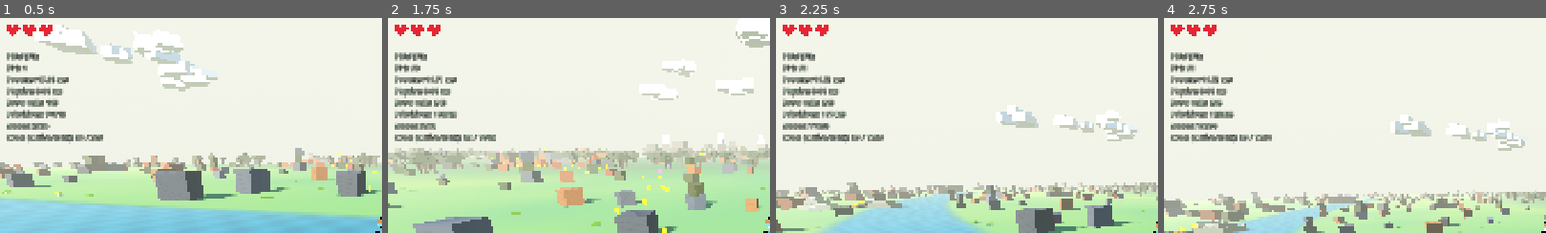
Above: before the commit, frames 1-4 (left to right).
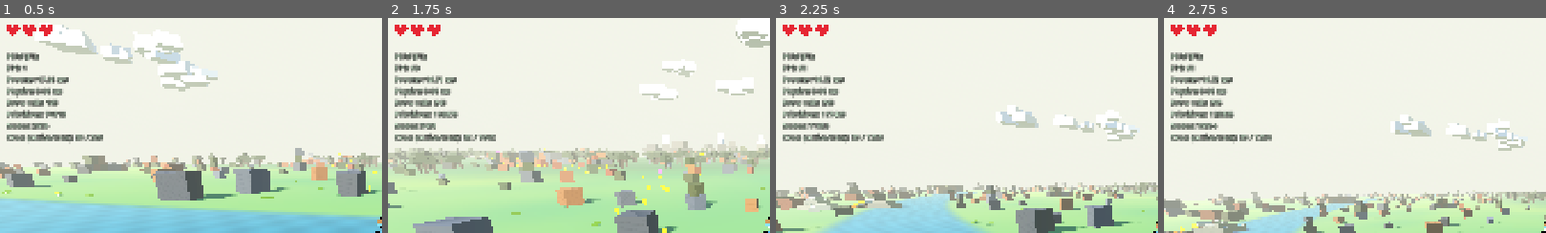
Above: after the commit, the same moments.

Repository: korjavin/godot-test1
Game: Godot game, scene res://scenes/main.tscn
Same seed, same stepped clock (60 frames per second), same inputs: the game is played once before the commit and once after it.
Inputs (mouse positions are % of the whole screen's width and height, from its top left):
- Up to frame 1 (0.5 s): no input
- Up to frame 2 (1.75 s): tap Enter (ui_accept) at 0.5 s; move the mouse to (49, 52) at 0.52 s; hold Ctrl (duck) 0.53-1.28 s; hold W (move_forward) from 0.53 s (still down); tap Space (jump) at 0.77, 1.07, 1.52 s; move the mouse to (57, 51) at 1.27 s; tap Shift (run) at 1.35 s
- Up to frame 3 (2.25 s): keep holding W (move_forward); tap Space (jump) at 1.82 s; move the mouse to (42, 49) at 2.02 s; tap F (special_ability) at 2.1 s
- Up to frame 4 (2.75 s): keep holding W (move_forward)
The pictures show only the part of the screen within x 0-50%, y 0-50%; the shares and areas given below are measured in that part.

Frame 1 is identical in both runs. In frame 2, 0.1% of the frame differs, in the area x 9-19%, y 43-52%; in frame 3, less than 0.1%; in frame 4, less than 0.1%.

Commit message:
fix: address code review findings

Diff:
--- a/scripts/endless_terrain.gd
+++ b/scripts/endless_terrain.gd
@@ -2949,7 +2949,7 @@
 		# Cubes, not slabs: one size draw keeps a crate reading as a crate.
 		var s := rng.randf_range(CAMP_CRATE_SIZE_MIN, CAMP_CRATE_SIZE_MAX)
 		var pos := center + Vector3(cos(a) * r, s / 2.0, sin(a) * r)
-		if not _camp_prop_clear(pos, s * 0.71, huts):
+		if not _camp_spot_clear(pos, s * 0.71, huts):
 			continue
 		create_box(pos, Vector3(s, s, s), rng.randf_range(0.0, TAU), rng, block_batch, block_body, 0.0, CAMP_WOOD)
 
@@ -2960,18 +2960,29 @@
 		var a := rng.randf_range(0.0, TAU)
 		var r := rng.randf_range(CAMP_PROP_RING_MIN, CAMP_PROP_RING_MAX)
 		var pos := center + Vector3(cos(a) * r, CAMP_POST_SIZE.y / 2.0, sin(a) * r)
-		if not _camp_prop_clear(pos, CAMP_POST_SIZE.x * 0.71, huts):
+		if not _camp_spot_clear(pos, CAMP_POST_SIZE.x * 0.71, huts):
 			continue
 		create_box(pos, CAMP_POST_SIZE, rng.randf_range(0.0, TAU), rng, block_batch, block_body, 0.0, CAMP_WOOD)
 
-func _camp_prop_clear(pos: Vector3, radius: float, huts: Array) -> bool:
-	"""
-	True when a prop at `pos` clears every hut built so far. The prop ring
-	(CAMP_PROP_RING_*) and the hut ring (CAMP_HUT_RING_*) touch at 4 m, but a hut
-	is up to 2.9 m of radius around ITS ring position, so its stone reaches inward
-	to ~1.1 m — well into the prop band. Without this test roughly a fifth of all
-	props spawned inside a hut wall, and props collide, so the player bumped
-	geometry they could not see.
+func _camp_spot_clear(pos: Vector3, radius: float, huts: Array) -> bool:
+	"""
+	True when a `radius` circle at `pos` clears every hut built so far. Used for
+	BOTH of the camp's overlap rules, because both are the same test:
+
+	- PROPS vs huts: the prop ring (CAMP_PROP_RING_*) and the hut ring
+	  (CAMP_HUT_RING_*) touch at 4 m, but a hut is up to 2.9 m of radius around ITS
+	  ring position, so its stone reaches inward to ~1.1 m — well into the prop
+	  band. Without this test roughly a fifth of all props spawned inside a hut
+	  wall, and props collide, so the player bumped geometry they could not see.
+	- HUTS vs each other: the ring radius is drawn PER HUT over a 2.5 m range and
+	  the angle is jittered, so evenly-spaced slots are no guarantee. At
+	  CAMP_HUT_MAX (6) the nominal step is TAU/6 = 1.047 rad and the ±0.25 jitter
+	  can shrink an adjacent gap to 0.547 rad; two huts both at CAMP_HUT_RING_MIN
+	  are then 2 * 4.0 * sin(0.547/2) = 2.16 m apart while their radii sum to at
+	  least 4.29 m. Measured over 163 camps with the roll forced to 1.0 BEFORE this
+	  test existed: 38% of camps had a pair of fused, interpenetrating domes — 35 of
+	  36 six-hut camps and half of the five-hut ones. Both huts collide, so that was
+	  a merged, unreadable blob the player walked into. After: 0 of 175.
 	"""
 	for hut in huts:
 		if Vector2(pos.x - hut.pos.x, pos.z - hut.pos.z).length() < hut.radius + radius:
@@ -3052,13 +3063,23 @@
 		var a := base_angle + TAU * float(h) / float(hut_count) + rng.randf_range(-0.25, 0.25)
 		var r := rng.randf_range(CAMP_HUT_RING_MIN, CAMP_HUT_RING_MAX)
 		var hut_center := center + Vector3(cos(a) * r, 0.0, sin(a) * r)
+		h += 1
+		# A hut that would grow through a neighbour is DROPPED, same rule as the
+		# props below: an evenly-spaced slot is no guarantee once the ring radius is
+		# drawn per hut and the angle is jittered (see _camp_spot_clear for the
+		# arithmetic). The test uses CAMP_HUT_WIDTH_MAX because _camp_hut draws the
+		# real width itself — testing conservatively costs a hut now and then, which
+		# is cheaper than a rebuilt one and reads as a village pitched around what
+		# fits. A camp is 3-6 huts MINUS these drops — measured 3.7 built on
+		# average, and 6-hut camps now land as 4s and 5s.
+		if not _camp_spot_clear(hut_center, CAMP_HUT_WIDTH_MAX * 0.71 + 0.3, hut_footprints):
+			continue
 		# Point the hut's local +Z back at the fire: Basis(UP, yaw) * (0,0,1) is
 		# (sin yaw, 0, cos yaw), and we want that to equal -(cos a, sin a).
 		var yaw := atan2(-cos(a), -sin(a))
 		var footprint := _camp_hut(hut_center, yaw, rng, block_batch, block_body)
 		hut_footprints.append({ "pos": hut_center, "radius": footprint.radius, "top": footprint.top, "climbable": false })
 		camp_top = maxf(camp_top, footprint.top)
-		h += 1
 
 	# 3. The lived-in clutter, on its own tighter ring between fire and huts. The
 	# huts go in FIRST so the props can be tested against them: the two rings
@@ -3088,7 +3109,14 @@
 			c += 1
 			var a := rng.randf_range(0.0, TAU)
 			# Just outside the fire stones (CAMP_FIRE_RING_RADIUS) and inside the
-			# prop ring (CAMP_PROP_RING_MIN), so a coin never lands in a crate.
+			# prop RING (CAMP_PROP_RING_MIN). That compares ring centres, so it is
+			# not a guarantee: a crate's own half-diagonal reaches inward to
+			# 2.0 - 0.9 * 0.71 = 1.36 m, under the coin band's 1.9 m outer edge, and
+			# ~2% of camp coins do land on a crate. Harmless, so deliberately not
+			# tested: a crate is at most CAMP_CRATE_SIZE_MAX (0.9) tall, which is
+			# exactly COIN_GROUND_HEIGHT, so the coin rests on the lid, and the
+			# pickup sphere (0.6 m) far exceeds the crate's 0.45 m half-width, so it
+			# stays collectible from any side.
 			var r := CAMP_FIRE_RING_RADIUS + rng.randf_range(0.4, 0.8)
 			var cx := center.x + cos(a) * r
 			var cz := center.z + sin(a) * r
Not shown, changed: CLAUDE.md
